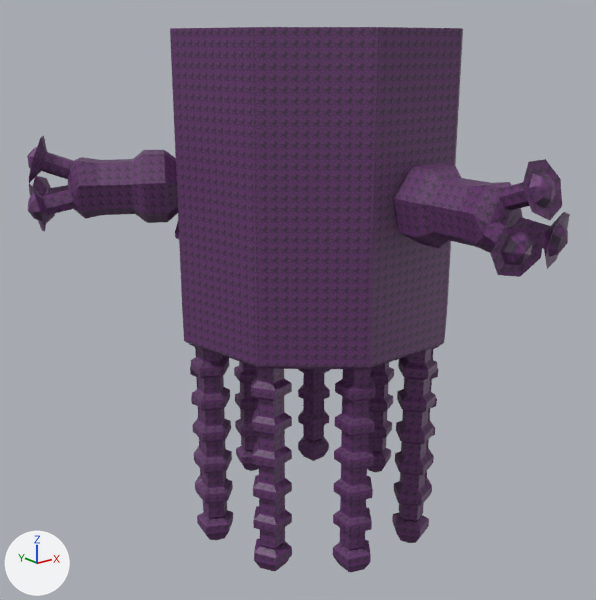
The FBX model orthoclasse/Orthoclase.fbx: old version first, new version second.
One viewpoint serves both versions: a camera (50 mm lens) standing at (-2.42, -2.9, 1.27) and looking at (-0.15, -0.06, 0.13). The axes (+X, +Y, +Z) are drawn at lower left. The lights are the same throughout. The older version comes first. Where no turn or scale is listed for an object, it has been applied to the vertices. Vertices at exactly the same position are counted once.

The first picture shows 'Arm_1', 'Arm_2', 'Arm_3', 'Arm_4', 'Arm_5', 'Arm_6', 'Arm_7', 'Arm_8', 'Arm_9', 'Levitator Arm 2.2_selection', 'Lower Crystal_5', 'Lower Crystal_6', 'Lower Crystal_7', 'outter ring', 'outter ring_1' and 38 more.
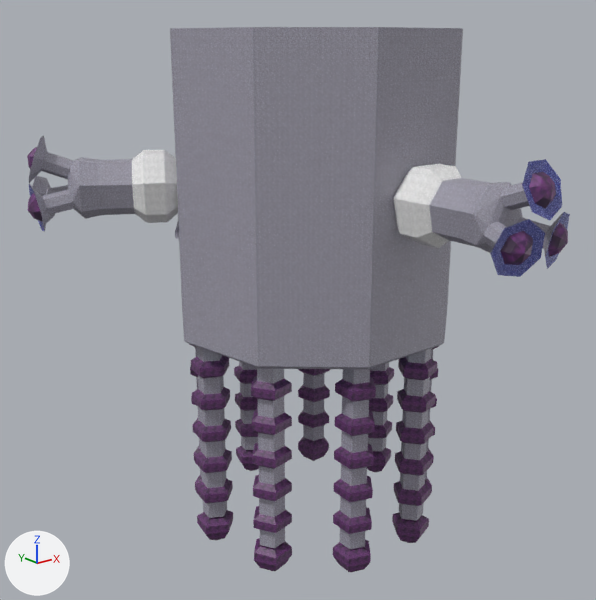
What changed in the scene script:
```text
Add img_fancy_white_marble_or_something_jpeg:
    img_fancy_white_marble_or_something_jpeg = load_image('Fancy White Marble or something.jpeg', 'Fancy White Marble or something.jpeg', 256, 256, 'sRGB')
Add img_ptp_tile_07_256x256_png:
    img_ptp_tile_07_256x256_png = load_image('PTP-Tile_07-256x256.png', 'PTP-Tile_07-256x256.png', 256, 256, 'sRGB')
Add img_main_concrete_png:
    img_main_concrete_png = load_image('Main Concrete.png', 'Main Concrete.png', 256, 256, 'sRGB')
Change mat_main_concrete_png:
    mat_main_concrete_png.texture: img_image -> img_main_concrete_png  # with its transparency
Change mat_ptp_tile_07_256x256_png:
    mat_ptp_tile_07_256x256_png.texture: img_image -> img_ptp_tile_07_256x256_png  # with its transparency
Add mat_fancy_white_marble_or_something_jpeg:
    mat_fancy_white_marble_or_something_jpeg = principled_material('Fancy White Marble or something.jpeg')
    mat_fancy_white_marble_or_something_jpeg.texture = img_fancy_white_marble_or_something_jpeg
Change me_levitator_arm_2_2_selection:
    where me_levitator_arm_2_2_selection.from_pydata(...)  # 531 vertices, 621 faces; spans x -1.15..1.15, y -1.26..0.78, z -0.07..0.32
    used by ob_levitator_arm_2_2_selection; location = (0.0, 0.0, 0.558)
    me_levitator_arm_2_2_selection part 1: all 63 faces that had it switch from mat_fancy_white_marble_or_something (picture img_image) to mat_fancy_white_marble_or_something_jpeg (picture img_fancy_white_marble_or_something_jpeg)
```

Pixel boxes [x1, y1, x2, y2] of what changed, in the pictures (596 x 600 px):
'outter ring_1', surface changed (purple to grey)
    both: [170, 27, 463, 369]
'Levitator Arm 2.2_selection', surface changed, recoloured (purple to grey)
    both: [28, 136, 570, 277]
'Arm_6', surface changed (purple to grey)
    both: [340, 368, 370, 549]
'Arm_7', surface changed (purple to grey)
    both: [257, 368, 285, 548]
'Arm_5', surface changed (purple to grey)
    both: [399, 348, 432, 521]
'Arm_8', surface changed (purple to grey)
    both: [197, 347, 227, 518]
'Arm_2', surface changed (purple to grey)
    both: [303, 373, 325, 441]
'Arm_3', surface changed (purple to grey)
    both: [368, 362, 389, 452]
'Arm_1', surface changed (purple to grey)
    both: [239, 361, 258, 450]
'Arm_4', surface changed
    both: [425, 349, 433, 479]
'Arm_9', surface changed
    both: [195, 347, 202, 477]
'outter ring', surface changed
    both: [175, 222, 179, 239]
part 1 of me_levitator_arm_2_2_selection, recoloured (purple to white)
    both: [132, 150, 461, 248]
